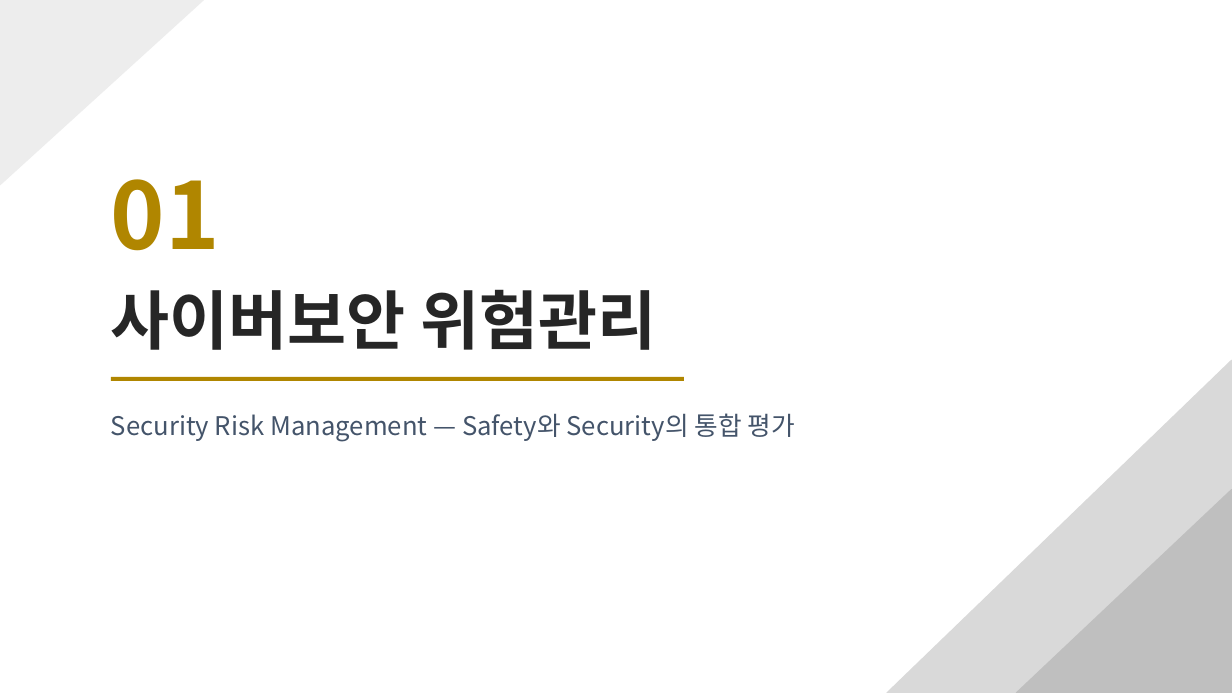
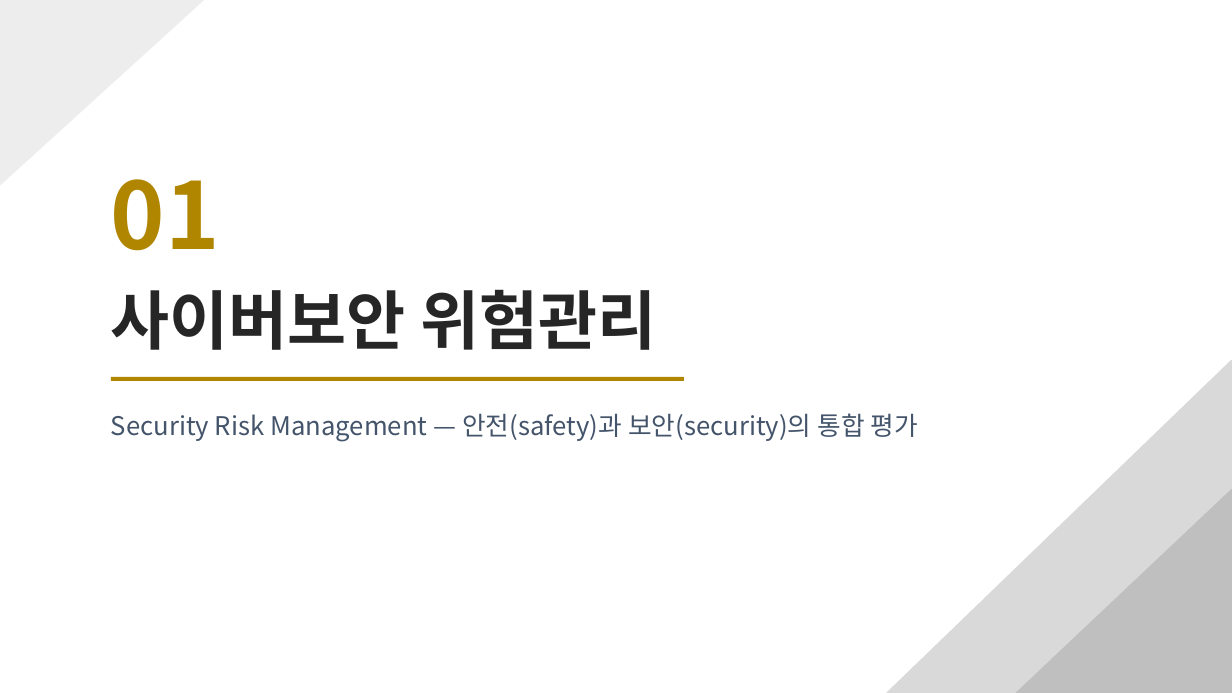
Before and after one commit to ckdtjs0911-glitch/Seony-example, a slide deck: slide 1 of ppt/cybersecurity_risk/사이버보안_위험관리_검토전초안.pptx. Drawn at 1232x693 pixels with LibreOffice and Linux fonts; fonts in the diff are those of the drawing. Boxes give left, top, right and bottom in pixels: in the first picture for what was removed or moved away, otherwise in the second. Text is boxed around its words. In the diff, an @@ line names an element or a change of style, - is before the commit and + after.

```diff
--- a/ppt/cybersecurity_risk/사이버보안_위험관리_검토전초안.pptx
+++ b/ppt/cybersecurity_risk/사이버보안_위험관리_검토전초안.pptx
@@ text at bbox=[111, 413, 917, 442]: text changed @@
-Security Risk Management — Safety와 Security의 통합 평가
+Security Risk Management — 안전(safety)과 보안(security)의 통합 평가
```
Also in this commit, not shown: 4 other slides changed, 2 other files.
